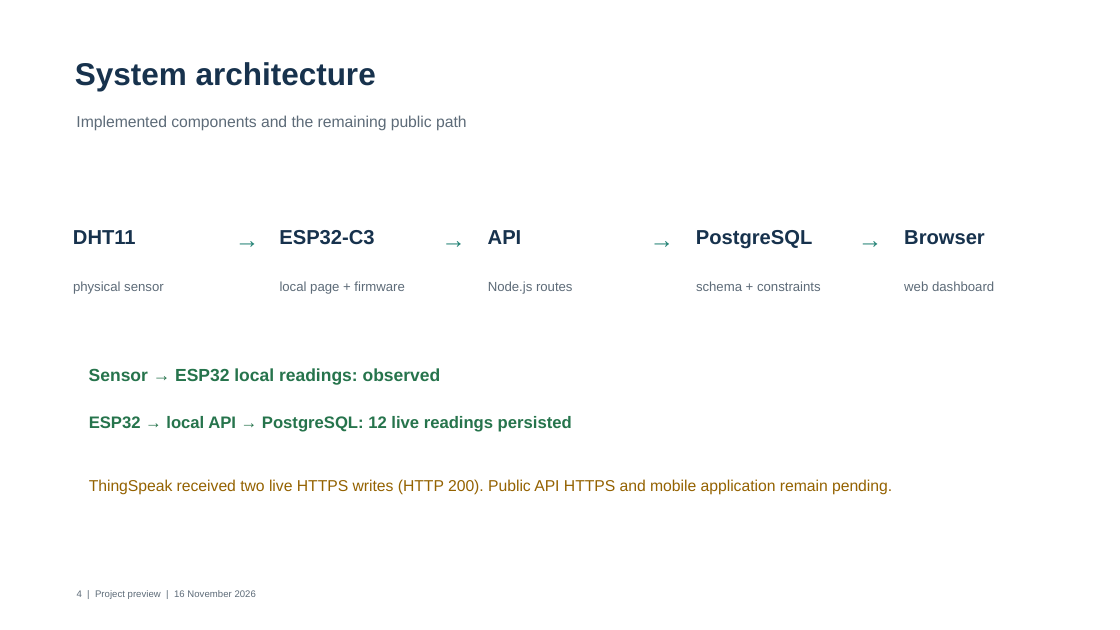
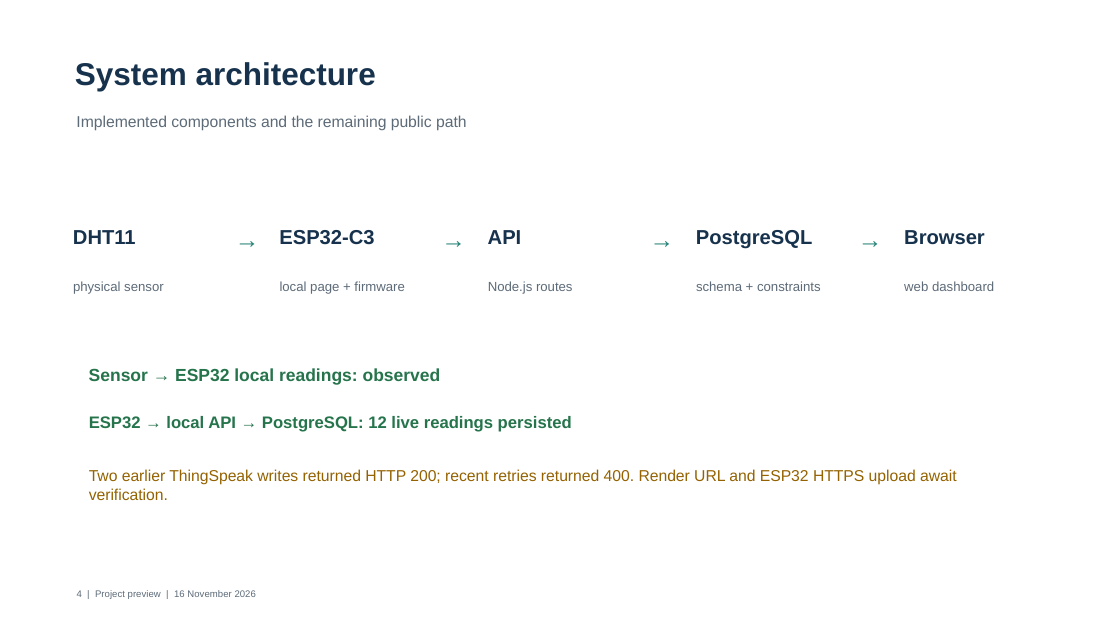
Before and after one commit to JoelsonJose/Monitoramento-de-Temperatura-e-Umidade, a slide deck: slide 4 of entregas/Apresentacao_Previa_IoT.pptx. Drawn at 1120x630 pixels with LibreOffice and Linux fonts; fonts in the diff are those of the drawing. Boxes give left, top, right and bottom in pixels: in the first picture for what was removed or moved away, otherwise in the second. Text is boxed around its words. In the diff, an @@ line names an element or a change of style, - is before the commit and + after.

Commit message:
Add public deployment setup, authorization and route tests

```diff
--- a/entregas/Apresentacao_Previa_IoT.pptx
+++ b/entregas/Apresentacao_Previa_IoT.pptx
@@ text at <box>89,469,957,500</box>: text changed @@
-ThingSpeak received two live HTTPS writes (HTTP 200). Public API HTTPS and mobile application remain pending.
+Two earlier ThingSpeak writes returned HTTP 200; recent retries returned 400. Render URL and ESP32 HTTPS upload await verification.
```
Also in this commit, not shown: 4 other slides changed, 18 other files.
